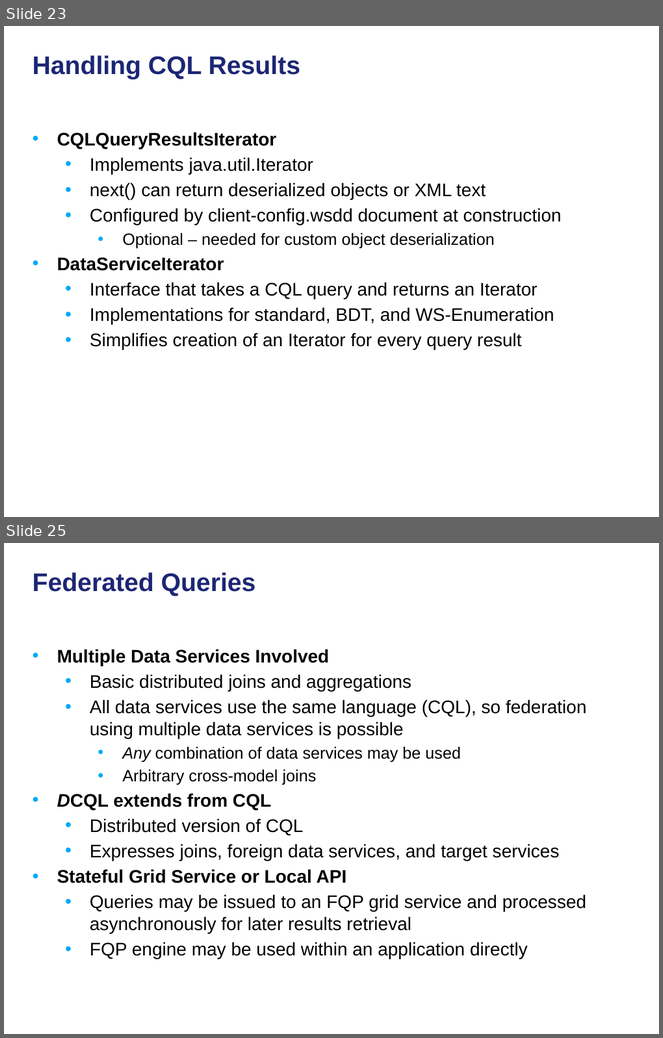
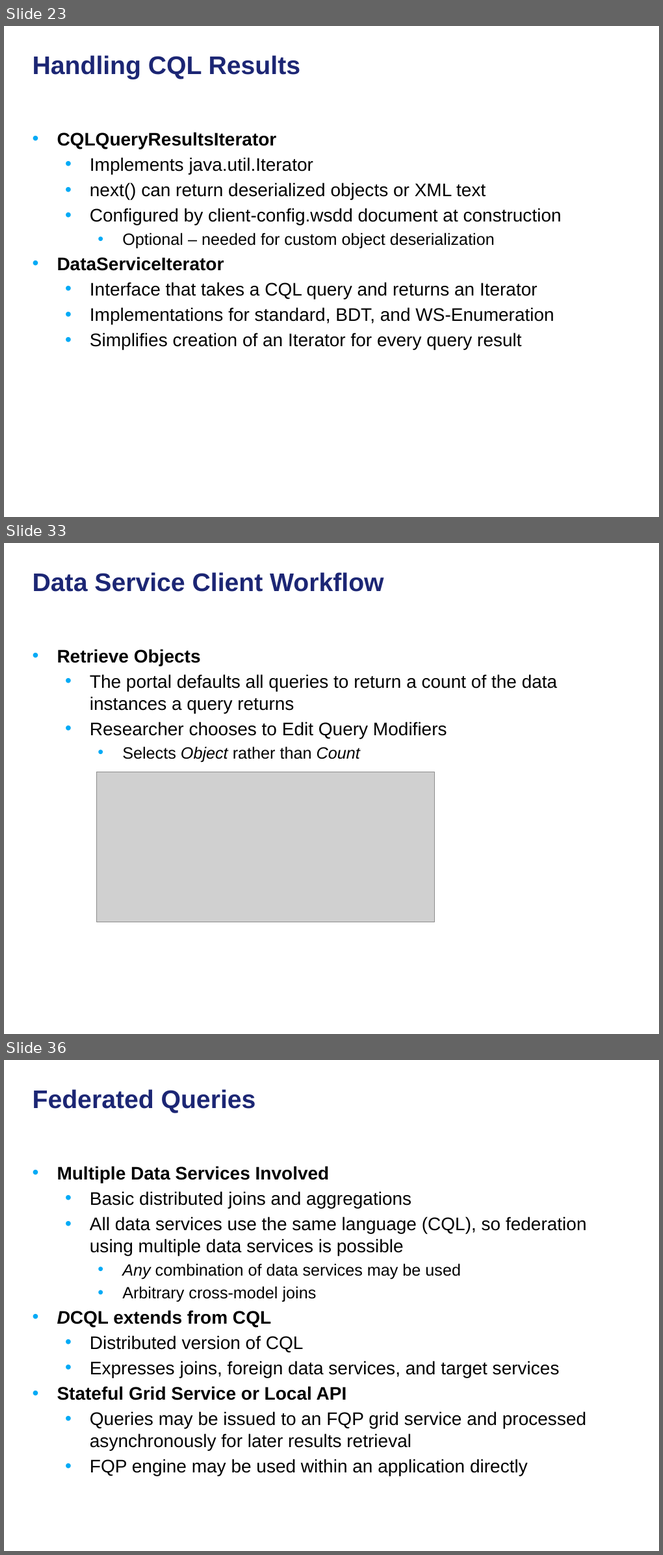
Before and after one commit to NCIP/cagrid-docs, a slide deck: presentations/200906_Novartis/caGrid Data Services.pptx. Shown one above the other, each under a label of ours: slides 23 and 25 before the commit, slides 23, 33 and 36 after it; the slides between them are not shown. The pictures are 663x1038 and 663x1555 pixels, drawn with LibreOffice and Linux fonts; fonts in the diff are those of the drawing; grey boxes stand for pictures; background and template pictures are left out. Boxes give left, top, right and bottom in pixels: in the first picture for what was removed or moved away, otherwise in the second. Text is boxed around its words. In the diff, an @@ line names an element or a change of style, - is before the commit and + after.

```diff
--- a/presentations/200906_Novartis/caGrid Data Services.pptx
+++ b/presentations/200906_Novartis/caGrid Data Services.pptx
@@ slide 33 added at (x1=4, y1=543, x2=659, y2=1034), background picture (left out) @@
@@ title added at (x1=33, y1=572, x2=384, y2=592), 28 pt, text #1C2674, bold @@
+Data Service Client Workflow
@@ text added at (x1=57, y1=649, x2=558, y2=762), 20 pt, text #000000 @@
+• Retrieve Objects
+  • The portal defaults all queries to return a count of the data instances a query returns
+  • Researcher chooses to Edit Query Modifiers
+    • Selects Object rather than Count
@@ picture added at (x1=97, y1=772, x2=435, y2=923) @@
@@ what was slide 25 is now slide 36 @@
```
Also in this commit, not shown: 12 other slides added, 1 slide removed.
